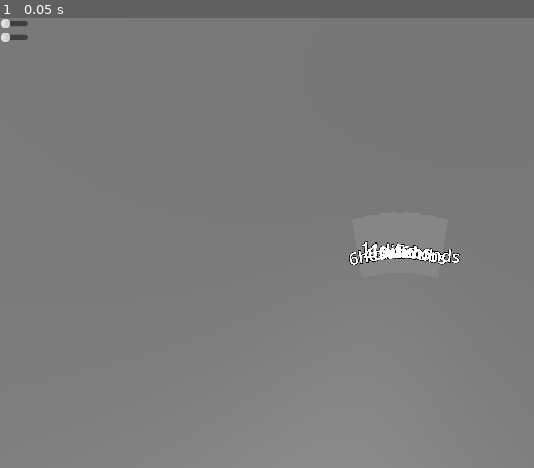
Above: before the commit, frame 1.
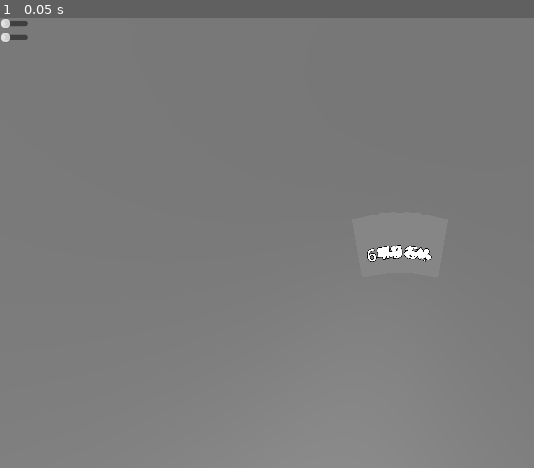
Above: after the commit, the same moment.

Repository: eerieA/game-qs-grill
Game: Godot game, scene res://scenes/main.tscn
Same seed, same stepped clock (60 frames per second), same inputs: the game is played once before the commit and once after it.
Inputs:
- Up to frame 1 (0.05 s): no input

The runs differ from the first frame. In frame 1, 0.4% of the frame differs, in the area x 65-87%, y 49-55%.

Commit message:
minor adjustments

Diff:
--- a/scripts/data/deck.gd
+++ b/scripts/data/deck.gd
@@ -1,7 +1,7 @@
 extends Node
 class_name Deck
 
-const SUITS = ["hearts", "diamonds", "clubs", "spades"]
+const SUITS = ["♥", "♦", "♣", "♠"]
 const RANKS = [2, 3, 4, 5, 6, 7, 8, 9, 10, 11, 12, 13, 14]  # 11=J, 12=Q, 13=K, 14=A
 
 var cards: Array[CardData] = []
--- a/scripts/scenes/card3d.gd
+++ b/scripts/scenes/card3d.gd
@@ -21,5 +21,5 @@
 
 # Public helper to rotate the card around an alt pivot
 func set_rotation_y(angle: float):
-	print("Children of Card3D:", get_child_count(), get_child(0).name)
+	# print("Children of Card3D:", get_child_count(), get_child(0).name)
 	rot_pivot.rotation_degrees.y = angle
Not shown, added: docs/.gdignore
